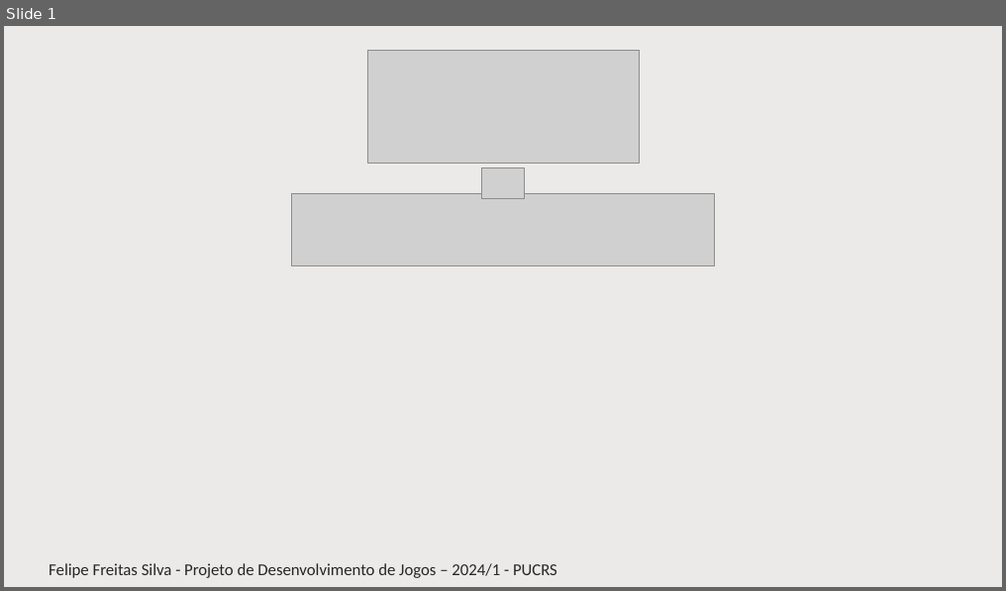
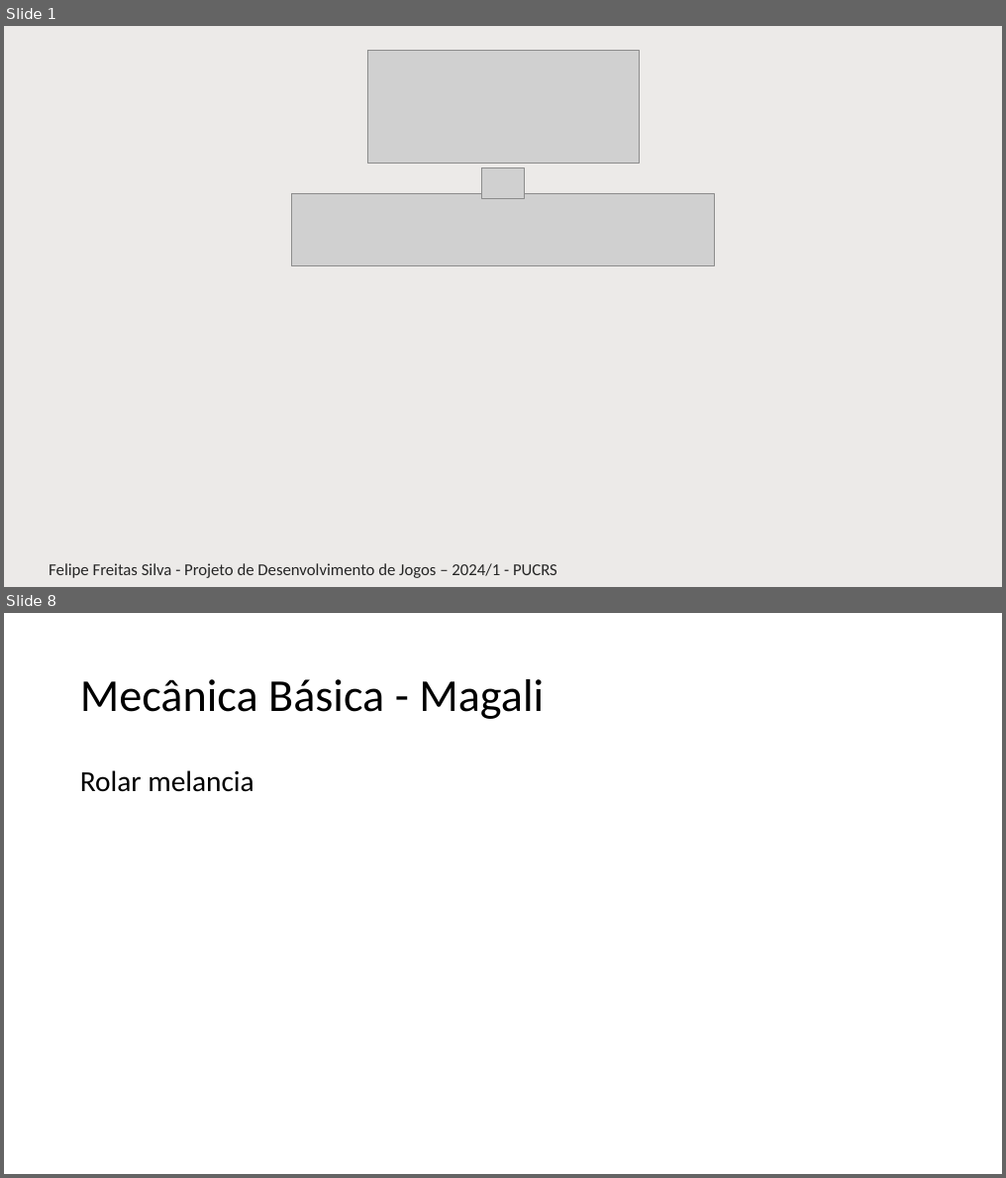
Before and after one commit to EngenhariaSoftwarePUCRS/Projeto_de_Desenvolvimento_de_Jogos, a slide deck: Trabalho/Parte1_Pitch/Pitch__Fuga_dos_Pets__Felipe_Freitas_Silva.pptx. Shown one above the other, each under a label of ours: slide 1 before the commit, slides 1 and 8 after it; the slides between them are not shown. The pictures are 1006x591 and 1006x1178 pixels, drawn with LibreOffice and Linux fonts; fonts in the diff are those of the drawing; grey boxes stand for pictures; background and template pictures are left out. Boxes give left, top, right and bottom in pixels: in the first picture for what was removed or moved away, otherwise in the second. Text is boxed around its words. In the diff, an @@ line names an element or a change of style, - is before the commit and + after.

```diff
--- a/Trabalho/Parte1_Pitch/Pitch__Fuga_dos_Pets__Felipe_Freitas_Silva.pptx
+++ b/Trabalho/Parte1_Pitch/Pitch__Fuga_dos_Pets__Felipe_Freitas_Silva.pptx
@@ slide 8 added at [4, 613, 1002, 1174], background #FFFFFF @@
@@ title added at [80, 679, 544, 719], 44 pt, text #000000 @@
+Mecânica Básica - Magali
@@ text added at [80, 770, 253, 792], 28 pt, text #000000 @@
+Rolar melancia
```
Also in this commit, not shown: 18 other slides added.
